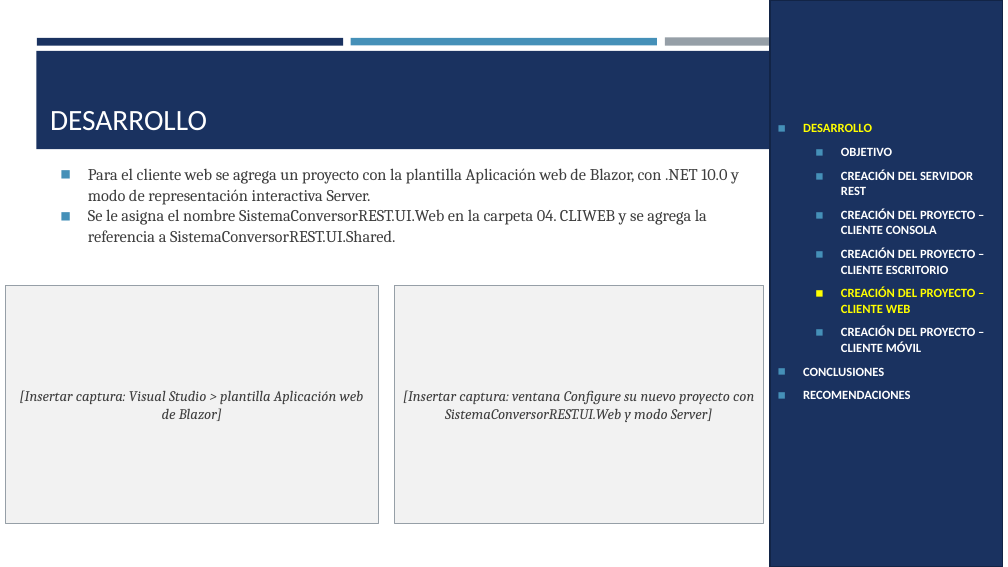
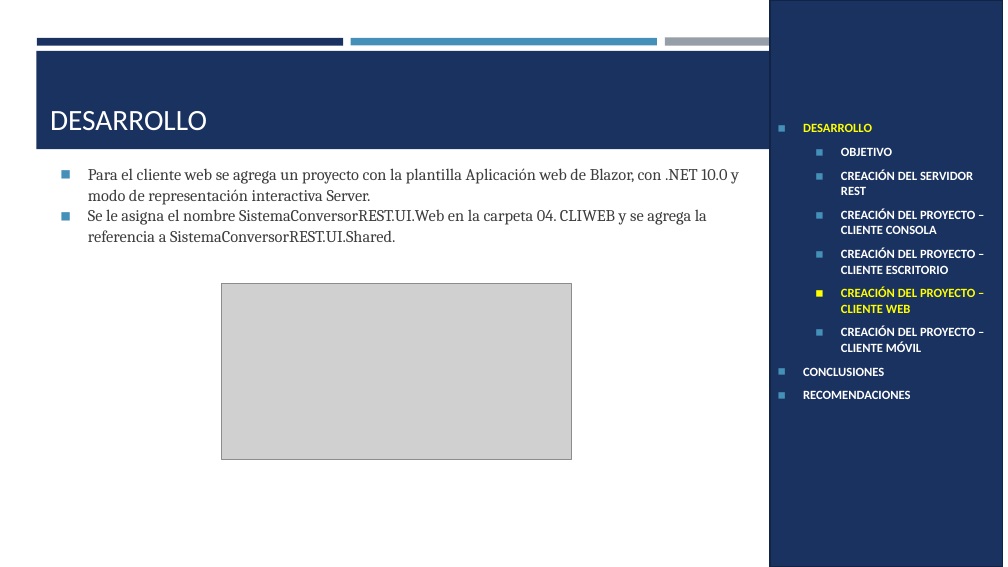
Before and after one commit to Teo344/Arquitectura_GRUPO03, a slide deck: slide 37 of TI.1.4. PAO202651_RESTFUL_DOTNET_SINBDD_NRC36884_GR03/05. DOCUMENTACION/PRESENTACION TI.1.4. RESTFUL sin BDD en DOTNET GR03.pptx (slide 38 before the commit). Drawn at 1008x567 pixels with LibreOffice and Linux fonts; fonts in the diff are those of the drawing; grey boxes stand for pictures. Boxes give left, top, right and bottom in pixels: in the first picture for what was removed or moved away, otherwise in the second. Text is boxed around its words. In the diff, an @@ line names an element or a change of style, - is before the commit and + after.

Commit message:
feat:add ppt for rest dotnet

```diff
--- a/TI.1.4. PAO202651_RESTFUL_DOTNET_SINBDD_NRC36884_GR03/05. DOCUMENTACION/PRESENTACION TI.1.4. RESTFUL sin BDD en DOTNET GR03.pptx
+++ b/TI.1.4. PAO202651_RESTFUL_DOTNET_SINBDD_NRC36884_GR03/05. DOCUMENTACION/PRESENTACION TI.1.4. RESTFUL sin BDD en DOTNET GR03.pptx
@@ rectangle removed at [5,286,378,523] @@
-[Insertar captura: Visual Studio > plantilla Aplicación web de Blazor]
@@ picture added at [222,284,572,460] @@
@@ rectangle removed at [395,286,764,523] @@
-[Insertar captura: ventana Configure su nuevo proyecto con SistemaConversorREST.UI.Web y modo Server]
```
Also in this commit, not shown: 25 other slides changed, 3 slides removed, 1 other file.
